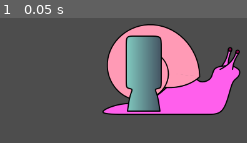
Above: before the commit, frame 1.
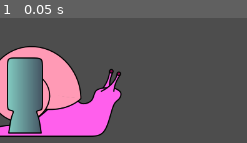
Above: after the commit, the same moment.

Repository: snail-with-tea/rocket-snail
Game: Godot game, scene res://base.tscn
The game is run twice, just before and just after one commit, with the same random seed, the same clock (stepped at 60 frames per second) and the same inputs. Before the commit the project has no main scene; this scene is started directly in both runs.
Inputs:
- Up to frame 1 (0.05 s): no input

The runs differ from the first frame. In frame 1, 54% of the frame differs, in the area x 0-98%, y 4-96%.
Error after the commit: Cannot call method 'instantiate' on a null value. (res://spawner.gd:10)

Commit message:
Сделал трубу

Diff:
--- a/base.tscn
+++ b/base.tscn
@@ -1,8 +1,12 @@
-[gd_scene load_steps=2 format=3 uid="uid://cua6xiobq8px"]
+[gd_scene load_steps=3 format=3 uid="uid://cua6xiobq8px"]
 
 [ext_resource type="PackedScene" uid="uid://cy8scwa86m8br" path="res://snail.tscn" id="1_1b687"]
+[ext_resource type="PackedScene" uid="uid://d3amuatywdu6y" path="res://spawner.tscn" id="2_xu3cb"]
 
 [node name="Base" type="Node2D"]
 
 [node name="Snail" parent="." instance=ExtResource("1_1b687")]
-position = Vector2(270, 569)
+position = Vector2(80, 604)
+
+[node name="Spawner" parent="." instance=ExtResource("2_xu3cb")]
+position = Vector2(434, 717)
--- a/pipe.tscn
+++ b/pipe.tscn
@@ -8,7 +8,7 @@
 [sub_resource type="RectangleShape2D" id="RectangleShape2D_4iuu7"]
 size = Vector2(124, 68)
 
-[node name="Pipe" type="StaticBody2D"]
+[node name="Pipe" type="StaticBody2D" groups=["pipe"]]
 
 [node name="Pipe" type="Sprite2D" parent="."]
 position = Vector2(0, 509)
--- a/project.godot
+++ b/project.godot
@@ -11,6 +11,7 @@
 [application]
 
 config/name="Rocket Snail"
+run/main_scene="res://base.tscn"
 config/features=PackedStringArray("4.1", "GL Compatibility")
 config/icon="res://icon.svg"
 
--- /dev/null
+++ b/spawner.gd
@@ -0,0 +1,13 @@
+extends Node2D
+
+@export var pipe : PackedScene
+
+func _ready():
+	spawn_pipes()
+
+
+func spawn_pipes():
+	var down = pipe.instantiate()
+	if down is Node2D :
+		down.position = self.position
+	add_sibling(down)
--- /dev/null
+++ b/spawner.tscn
@@ -0,0 +1,6 @@
+[gd_scene load_steps=2 format=3 uid="uid://d3amuatywdu6y"]
+
+[ext_resource type="Script" path="res://spawner.gd" id="1_pd7gn"]
+
+[node name="Spawner" type="Node2D"]
+script = ExtResource("1_pd7gn")
